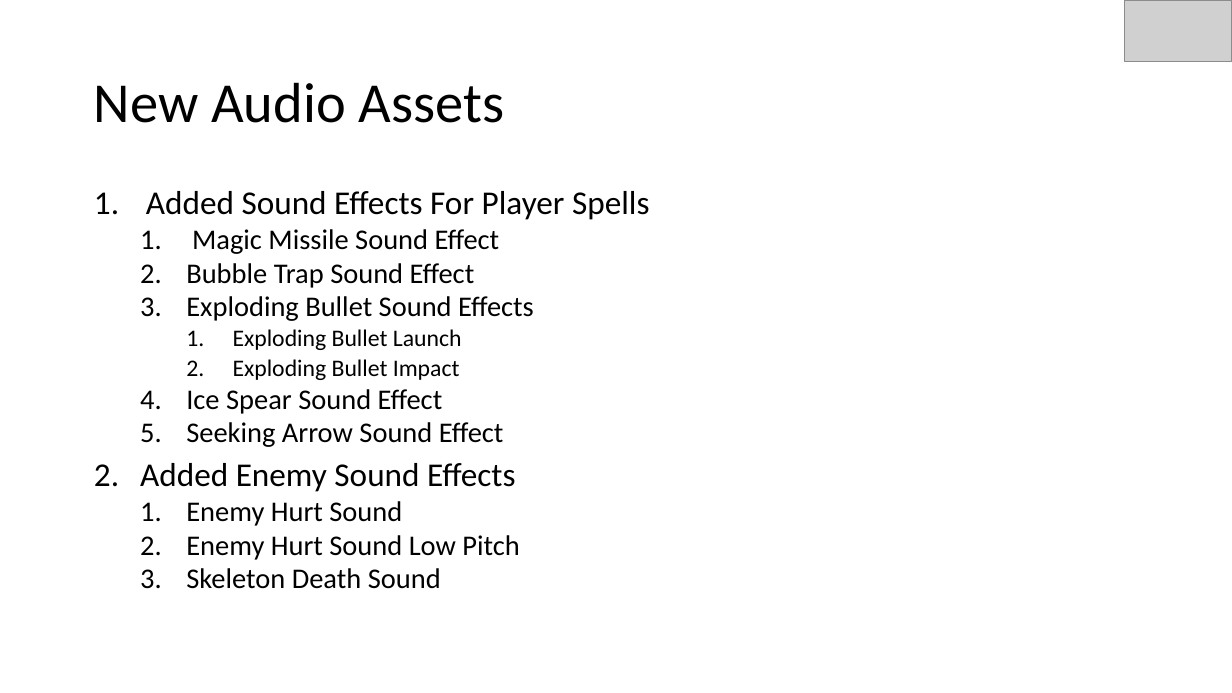
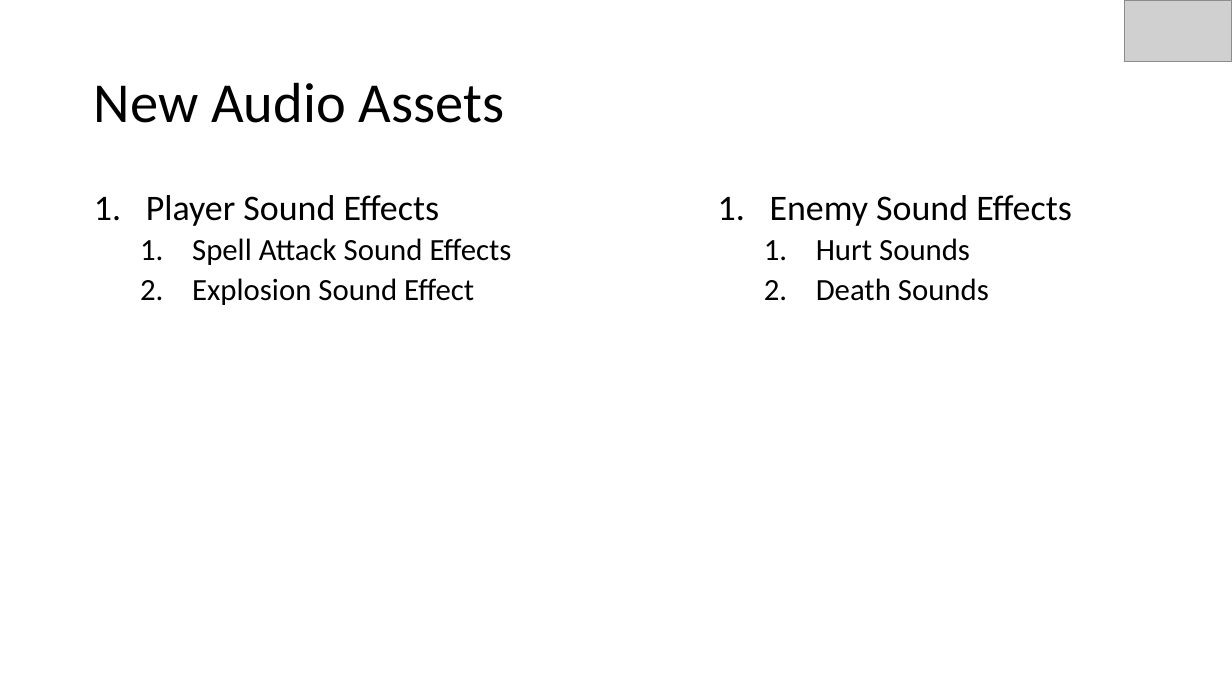
Before and after one commit to EliAnonymouse17/GDAfinal, a slide deck: slide 4 of Documentation/PresentationAlpha.pptx. Drawn at 1232x693 pixels with LibreOffice and Linux fonts; fonts in the diff are those of the drawing; grey boxes stand for pictures. Boxes give left, top, right and bottom in pixels: in the first picture for what was removed or moved away, otherwise in the second. Text is boxed around its words. In the diff, an @@ line names an element or a change of style, - is before the commit and + after.

```diff
--- a/Documentation/PresentationAlpha.pptx
+++ b/Documentation/PresentationAlpha.pptx
@@ text at [146, 195, 512, 305]: text changed; size 22.2 to 24 pt @@
-1. Added Sound Effects For Player Spells
-  1. Magic Missile Sound Effect
-  2. Bubble Trap Sound Effect
-  3. Exploding Bullet Sound Effects
-    1. Exploding Bullet Launch
-    2. Exploding Bullet Impact
-  4. Ice Spear Sound Effect
-  5. Seeking Arrow Sound Effect
-2. Added Enemy Sound Effects
-  1. Enemy Hurt Sound
-  2. Enemy Hurt Sound Low Pitch
-  3. Skeleton Death Sound
+1. Player Sound Effects
+  1. Spell Attack Sound Effects
+  2. Explosion Sound Effect
@@ text added at [770, 195, 1072, 301], 24 pt, text #000000 @@
+1. Enemy Sound Effects
+  1. Hurt Sounds
+  2. Death Sounds
```
Also in this commit, not shown: 1 other slide changed.
